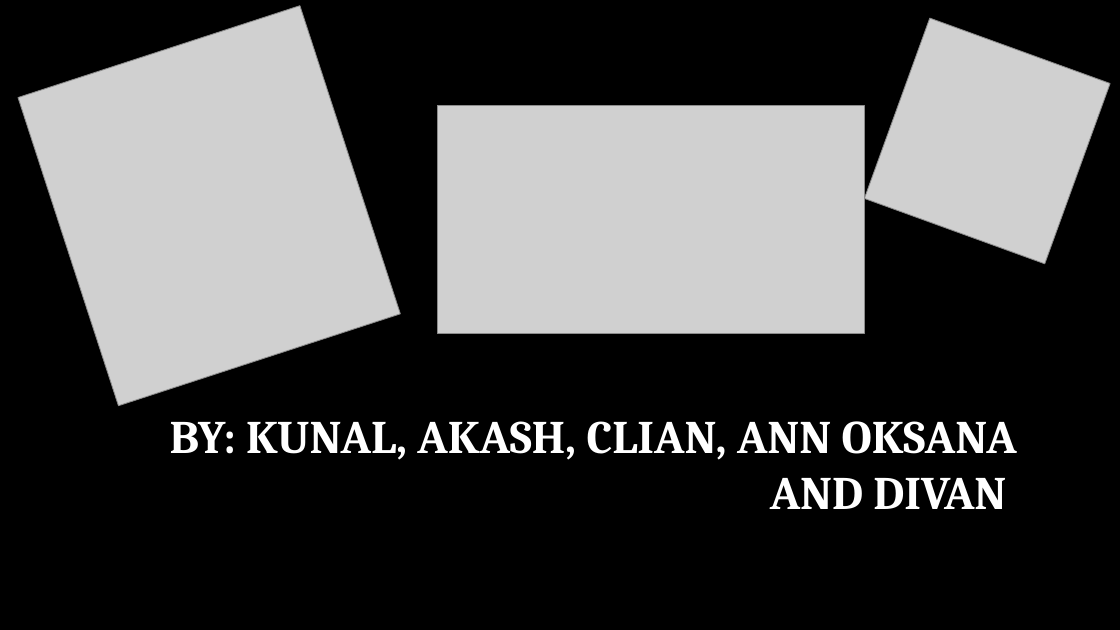
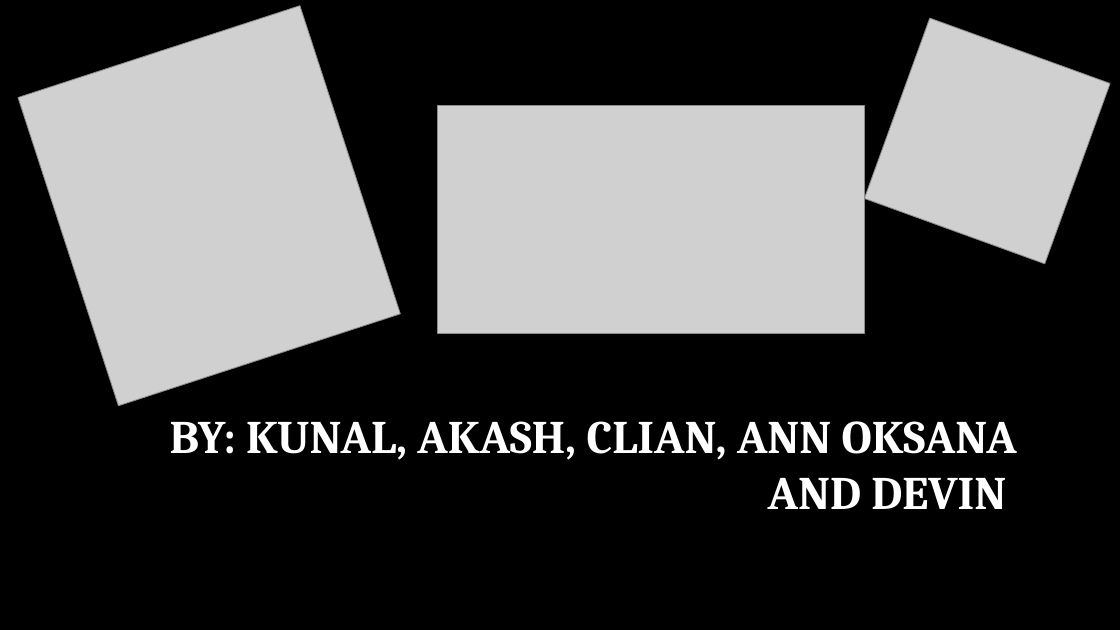
Before and after one commit to Chicago18/team-3, a slide deck: slide 1 of Presentation1.pptx. Drawn at 1120x630 pixels with LibreOffice and Linux fonts; fonts in the diff are those of the drawing; grey boxes stand for pictures; background and template pictures are left out. Boxes give left, top, right and bottom in pixels: in the first picture for what was removed or moved away, otherwise in the second. Text is boxed around its words. In the diff, an @@ line names an element or a change of style, - is before the commit and + after.

Commit message:
added presentation

```diff
--- a/Presentation1.pptx
+++ b/Presentation1.pptx
@@ subtitle at box(170, 421, 1017, 509): text changed @@
-BY: KUNAL, AKASH, CLIAN, ANN OKSANA AND DIVAN
+BY: KUNAL, AKASH, CLIAN, ANN OKSANA AND DEVIN
```
Also in this commit, not shown: 1 other slide changed, 3 slides added, 5 slides removed.
